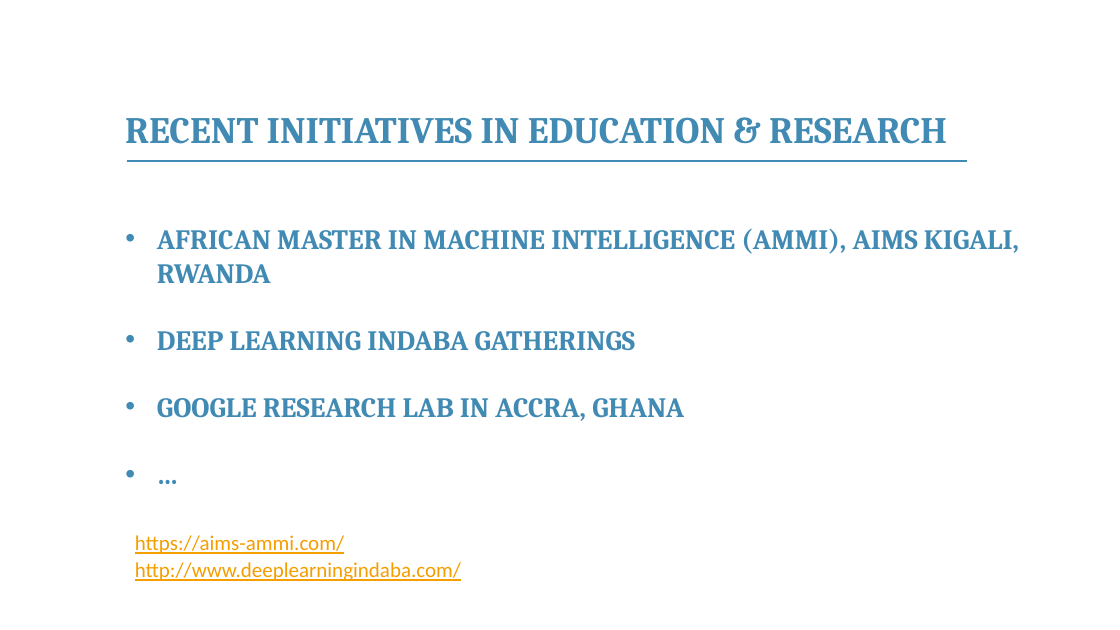
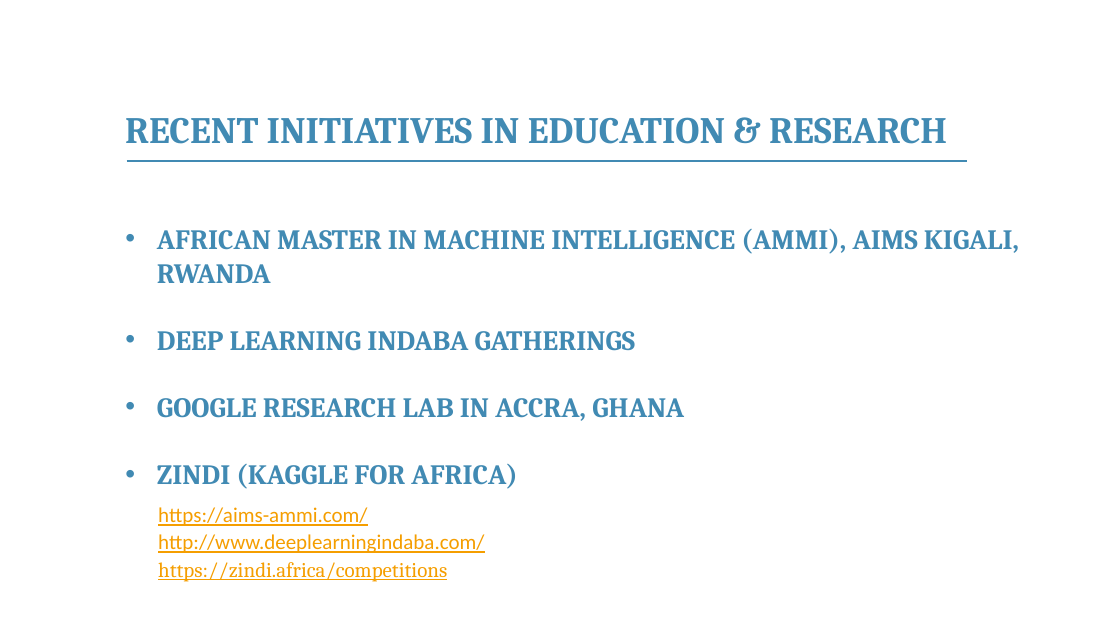
Before and after one commit to franckalbinet/itu-eaco-zanzibar-12-2018, a slide deck: slide 41 of presentations/session-4-intro-to-ai.pptx. Drawn at 1120x630 pixels with LibreOffice and Linux fonts; fonts in the diff are those of the drawing; background and template pictures are left out. Boxes give left, top, right and bottom in pixels: in the first picture for what was removed or moved away, otherwise in the second. Text is boxed around its words. In the diff, an @@ line names an element or a change of style, - is before the commit and + after.

Commit message:
ai applications in Africa

```diff
--- a/presentations/session-4-intro-to-ai.pptx
+++ b/presentations/session-4-intro-to-ai.pptx
@@ text at (157, 464, 517, 489): text changed @@
-• …
+• ZINDI (KAGGLE FOR AFRICA)
@@ text "https://aims-ammi.com/": place and size @@
-text "https://aims-ammi.com/" at (135, 535, 344, 554)
+text "https://aims-ammi.com/" at (158, 507, 367, 526)
@@ text "http://www.deeplearningindaba.com/": place and size @@
-text "http://www.deeplearningindaba.com/" at (135, 562, 461, 581)
+text "http://www.deeplearningindaba.com/" at (158, 534, 484, 553)
@@ text added at (158, 562, 447, 582), 18 pt, text #F59E00, underline @@
+https://zindi.africa/competitions
```
Also in this commit, not shown: 1 other file.
